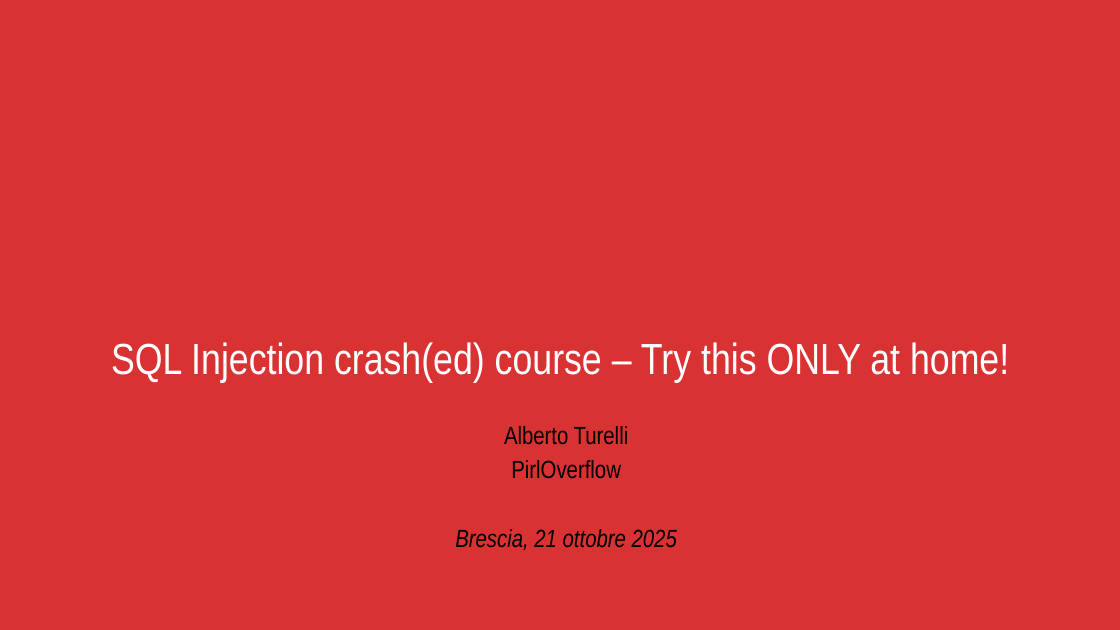
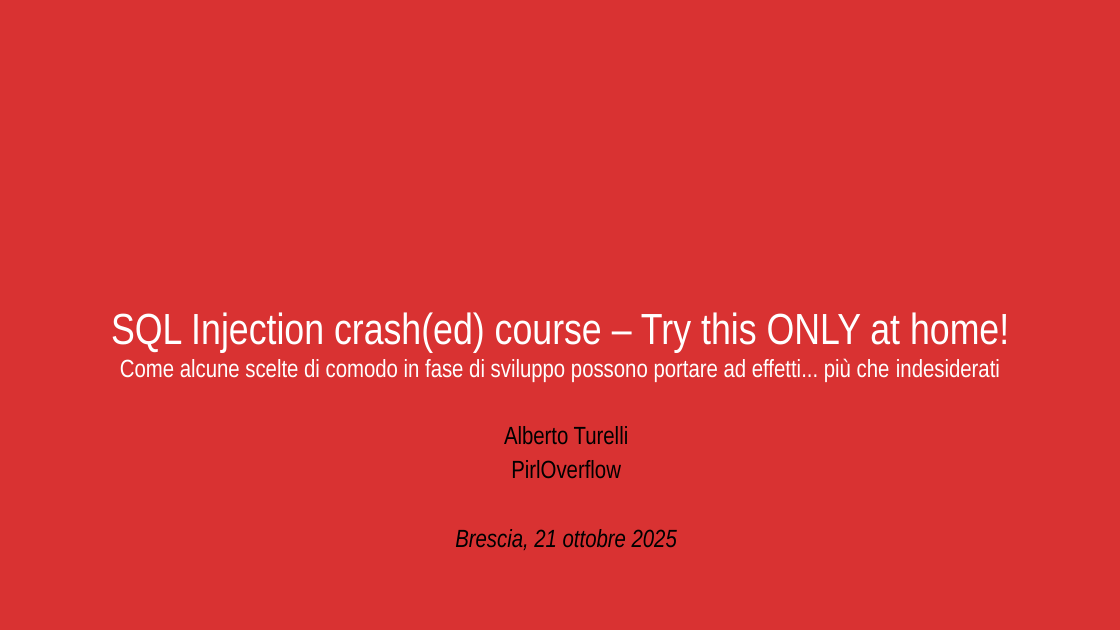
Before and after one commit to CodicePlastico/BibeCatalogue, a slide deck: slide 1 of 2025-10-21.PirlOverflow - SQL Injection crash(ed) course.pptx. Drawn at 1120x630 pixels with LibreOffice and Linux fonts; fonts in the diff are those of the drawing; background and template pictures are left out. Boxes give left, top, right and bottom in pixels: in the first picture for what was removed or moved away, otherwise in the second. Text is boxed around its words. In the diff, an @@ line names an element or a change of style, - is before the commit and + after.

```diff
--- a/2025-10-21.PirlOverflow - SQL Injection crash(ed) course.pptx
+++ b/2025-10-21.PirlOverflow - SQL Injection crash(ed) course.pptx
@@ title at box(111, 312, 1009, 382): text changed; size 28 to 16 pt @@
-SQL Injection crash(ed) course – Try this ONLY at home!
+SQL Injection crash(ed) course – Try this ONLY at home!
+Come alcune scelte di comodo in fase di sviluppo possono portare ad effetti... più che indesiderati
```
Also in this commit, not shown: 1 other slide changed, 9 slides added, 5 other files.
